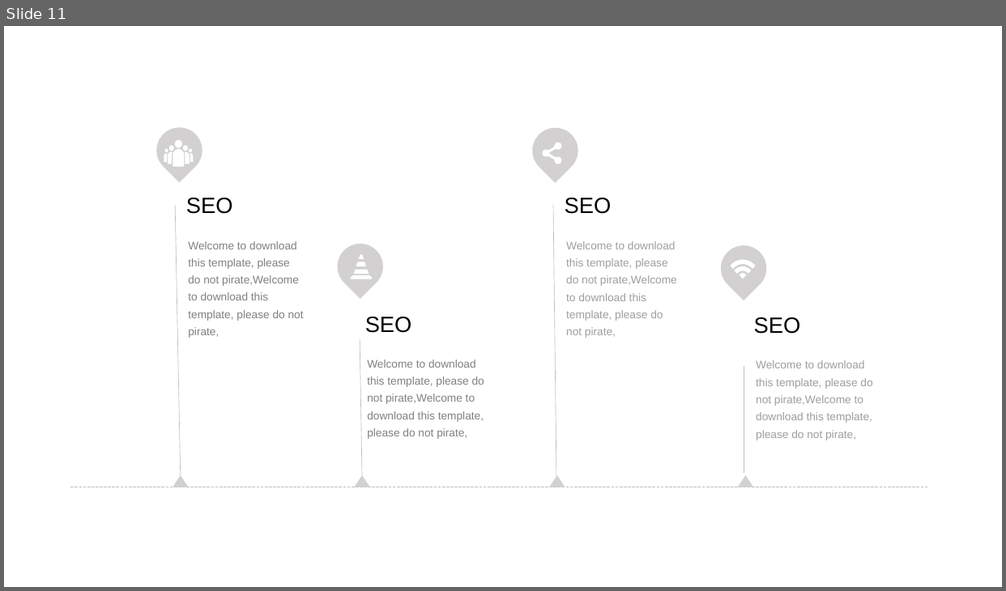
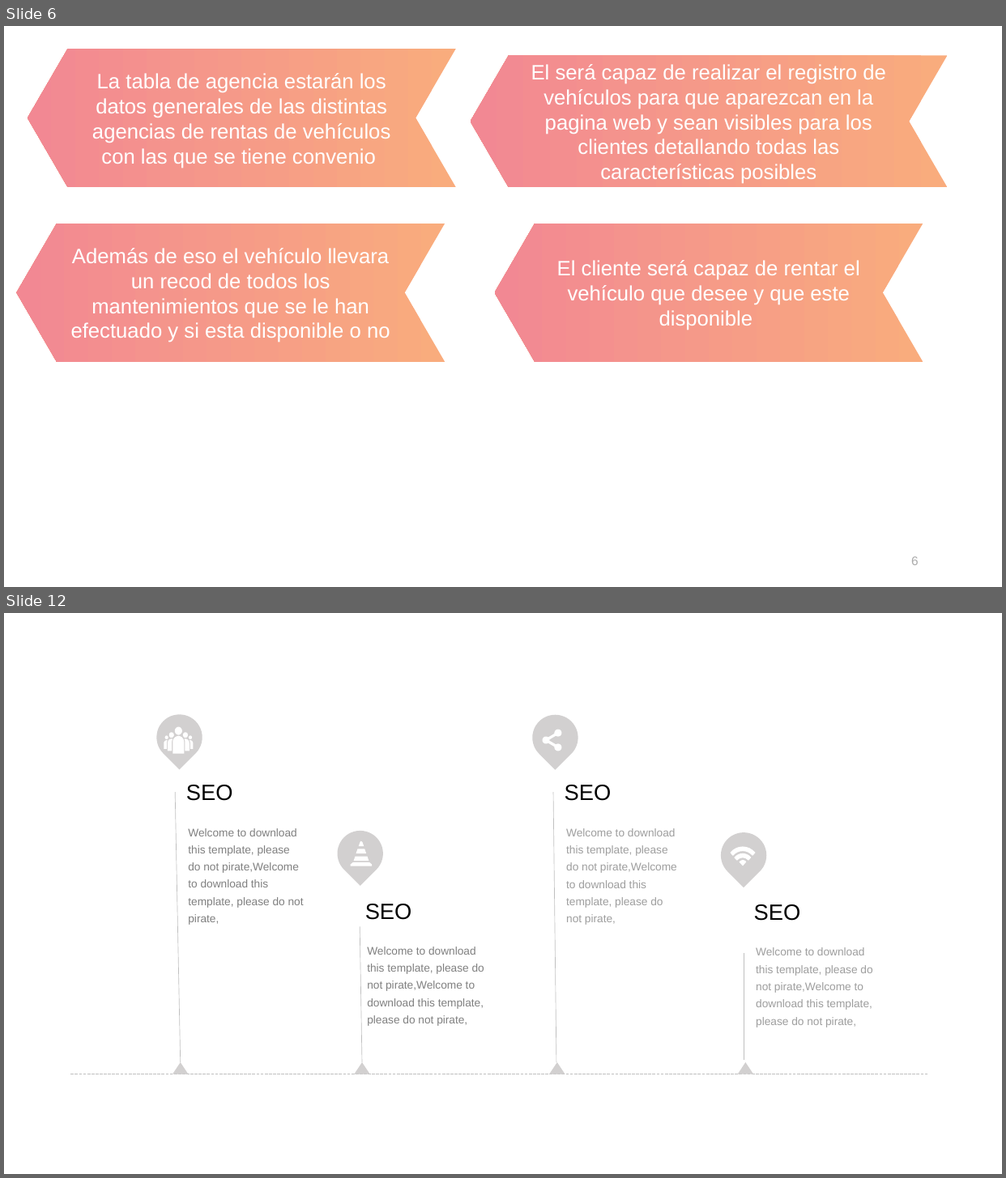
Before and after one commit to AbiPineda/SistemaAgencia, a slide deck: Documentacion/Base de Datos - Agencia de Viajes.pptx. Shown one above the other, each under a label of ours: slide 11 before the commit, slides 6 and 12 after it; the slides between them are not shown. The pictures are 1006x591 and 1006x1178 pixels, drawn with LibreOffice and Linux fonts; fonts in the diff are those of the drawing. Boxes give left, top, right and bottom in pixels: in the first picture for what was removed or moved away, otherwise in the second. Text is boxed around its words. In the diff, an @@ line names an element or a change of style, - is before the commit and + after.

```diff
--- a/Documentacion/Base de Datos - Agencia de Viajes.pptx
+++ b/Documentacion/Base de Datos - Agencia de Viajes.pptx
@@ slide 6 added at (x1=4, y1=26, x2=1002, y2=587), background #FFFFFF @@
@@ chevron added at (x1=27, y1=49, x2=455, y2=187), fill gradient #F9AC7D to #F28893, 20 pt, text #FFFFFF @@
+La tabla de agencia estarán los datos generales de las distintas agencias de rentas de vehículos con las que se tiene convenio
@@ chevron added at (x1=471, y1=55, x2=948, y2=187), fill gradient #F9AC7D to #F28893, 20 pt, text #FFFFFF @@
+El será capaz de realizar el registro de vehículos para que aparezcan en la pagina web y sean visibles para los clientes detallando todas las características posibles
@@ chevron added at (x1=17, y1=224, x2=445, y2=362), fill gradient #F9AC7D to #F28893, 20 pt, text #FFFFFF @@
+Además de eso el vehículo llevara un recod de todos los mantenimientos que se le han efectuado y si esta disponible o no
@@ chevron added at (x1=494, y1=224, x2=923, y2=362), fill gradient #F9AC7D to #F28893, 20 pt, text #FFFFFF @@
+El cliente será capaz de rentar el vehículo que desee y que este disponible
@@ page number added at (x1=911, y1=557, x2=918, y2=565), 12 pt, text #ABABAB @@
+6
@@ what was slide 11 is now slide 12 @@
```
Also in this commit, not shown: 3 slides changed, 5 other slides added, 5 slides removed, 1 other file.
